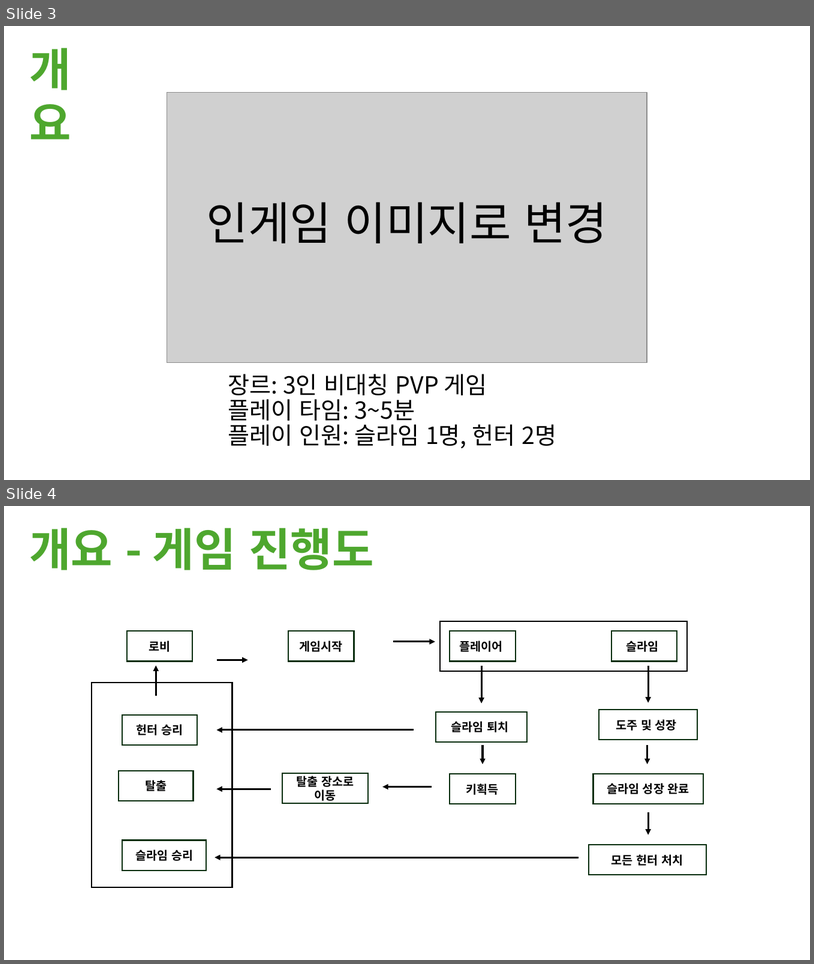
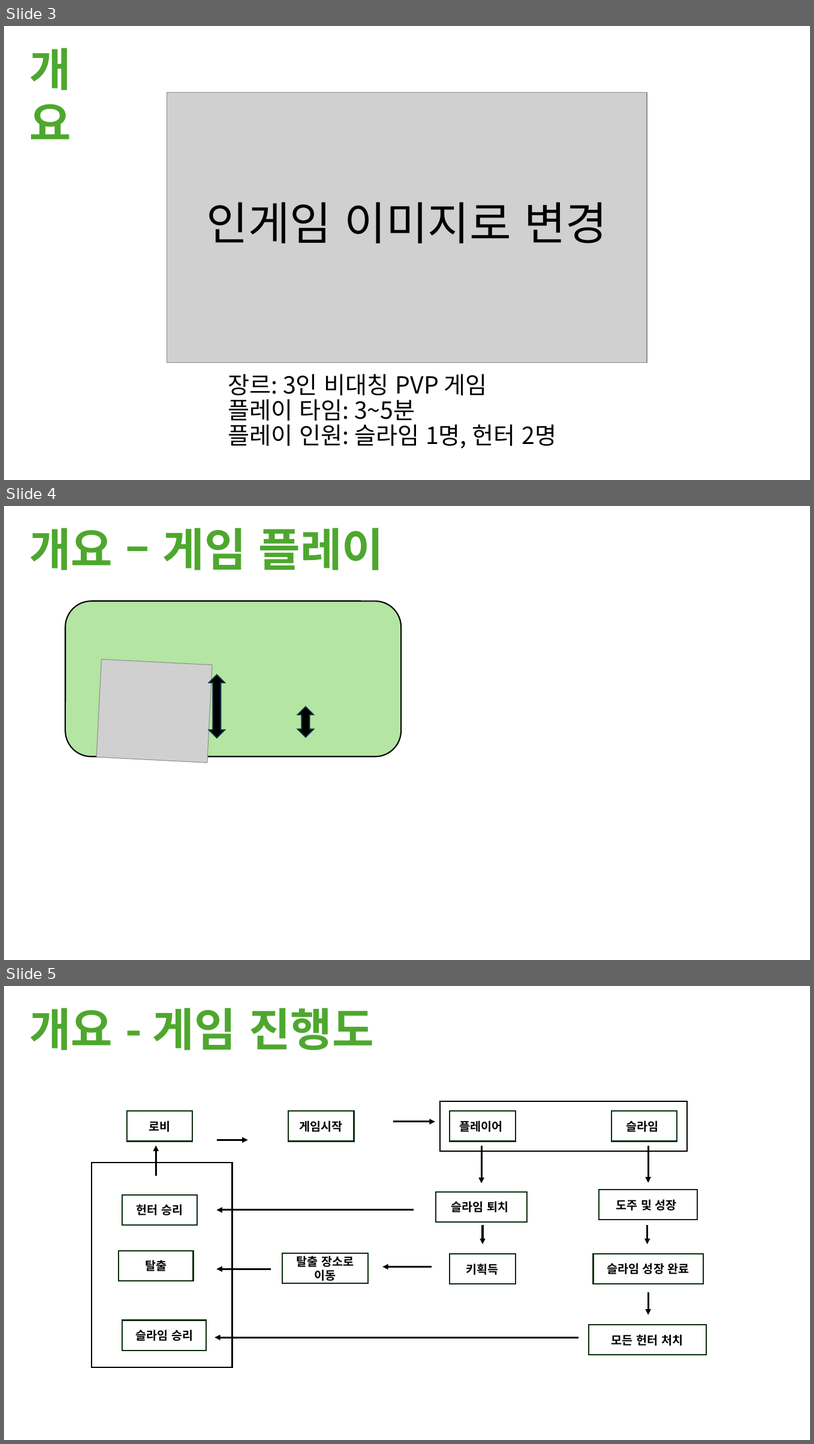
Before and after one commit to M055B411/23TH_TUK_Senior_Project, a slide deck: 제안서/EatUpAll_고윤범_노창현_양재성.pptx. Shown one above the other, each under a label of ours: slides 3 and 4 before the commit, slides 3, 4 and 5 after it. The pictures are 814x964 and 814x1444 pixels, drawn with LibreOffice and Linux fonts; fonts in the diff are those of the drawing; grey boxes stand for pictures. Boxes give left, top, right and bottom in pixels: in the first picture for what was removed or moved away, otherwise in the second. Text is boxed around its words. In the diff, an @@ line names an element or a change of style, - is before the commit and + after.

```diff
--- a/제안서/EatUpAll_고윤범_노창현_양재성.pptx
+++ b/제안서/EatUpAll_고윤범_노창현_양재성.pptx
@@ slide 4 added at <box>4,506,810,960</box>, background #FFFFFF @@
@@ text added at <box>29,528,384,570</box>, 54 pt, text #4EA72E, bold @@
+개요 – 게임 플레이
@@ rounded rectangle added at <box>65,601,401,756</box>, fill #B4E5A2, outline #000000 1.5 pt @@
@@ picture added at <box>96,660,212,763</box> @@
@@ up down arrow added at <box>209,675,225,738</box>, fill #000000, outline #092A39 1.5 pt @@
@@ up down arrow added at <box>298,707,314,737</box>, fill #000000, outline #092A39 1.5 pt @@
@@ what was slide 4 is now slide 5 @@
```
Also in this commit, not shown: 59 other files.
